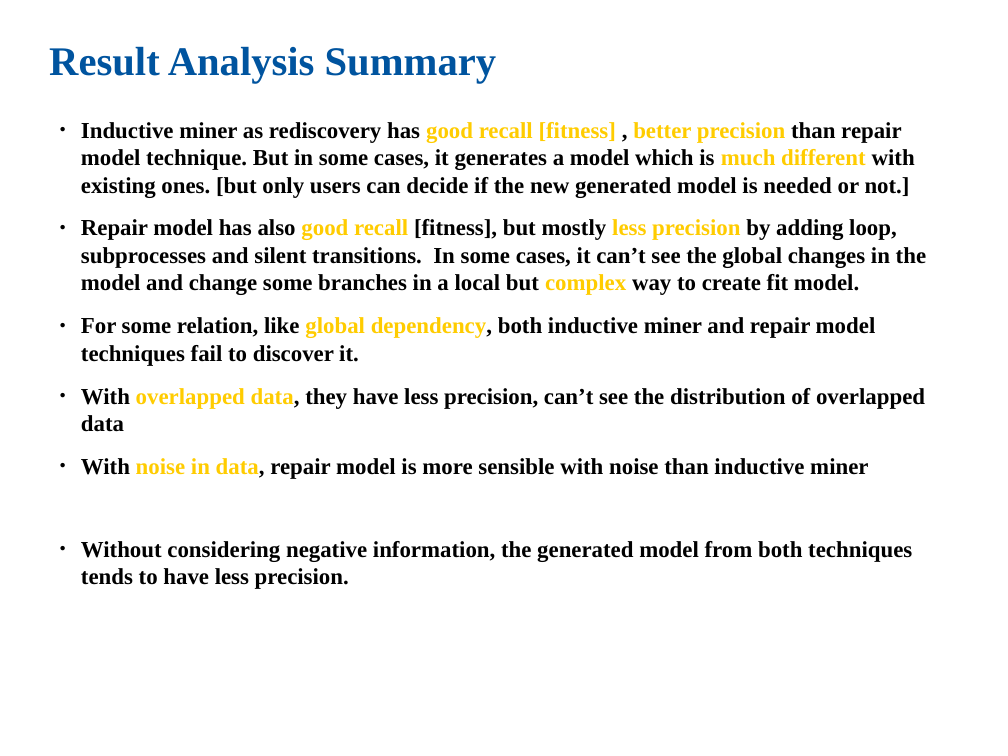
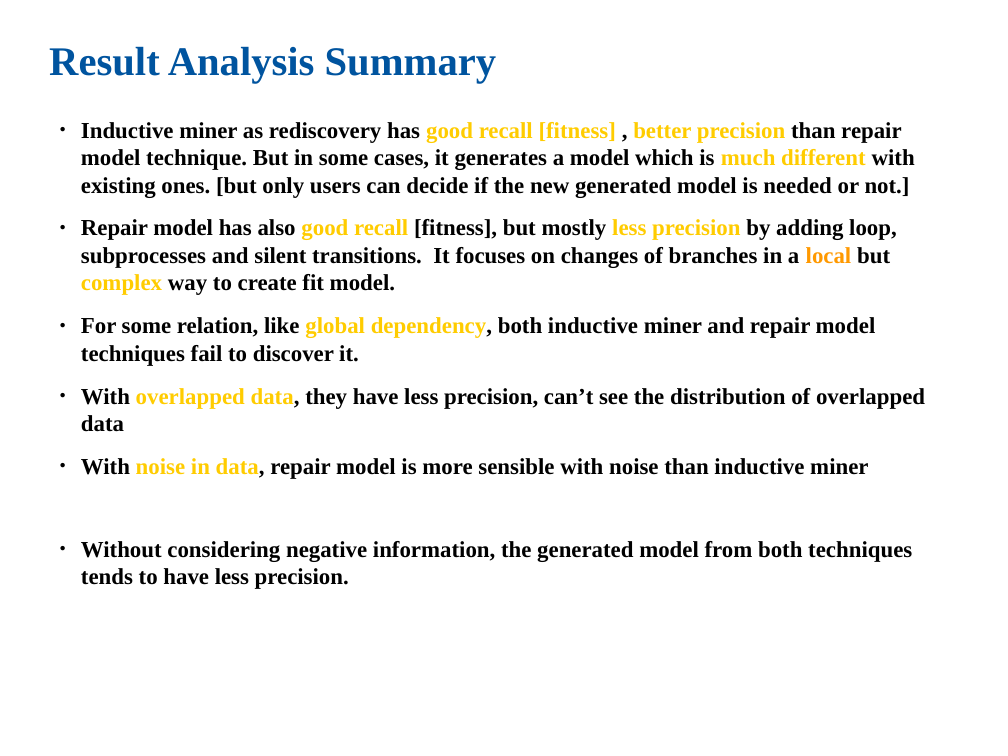
Before and after one commit to KFDing/masterthesis, a slide deck: slide 17 of official_report/MasterThesis_Report_03_Dfg_02.odp (slide 18 before the commit). Drawn at 1008x756 pixels with LibreOffice and Linux fonts; fonts in the diff are those of the drawing. Boxes give left, top, right and bottom in pixels: in the first picture for what was removed or moved away, otherwise in the second. Text is boxed around its words. In the diff, an @@ line names an element or a change of style, - is before the commit and + after.

```diff
--- a/official_report/MasterThesis_Report_03_Dfg_02.odp
+++ b/official_report/MasterThesis_Report_03_Dfg_02.odp
@@ text at (x1=81, y1=219, x2=897, y2=295): text changed @@
-● Repair model has also good recall [fitness], but mostly less precision by adding loop, subprocesses and silent transitions. In some cases, it can’t see the global changes in the model and change some branches in a local but complex way to create fit model.
+● Repair model has also good recall [fitness], but mostly less precision by adding loop, subprocesses and silent transitions. It focuses on changes of branches in a local but complex way to create fit model.
```
Also in this commit, not shown: 15 other slides changed, 3 slides added, 3 slides removed.
